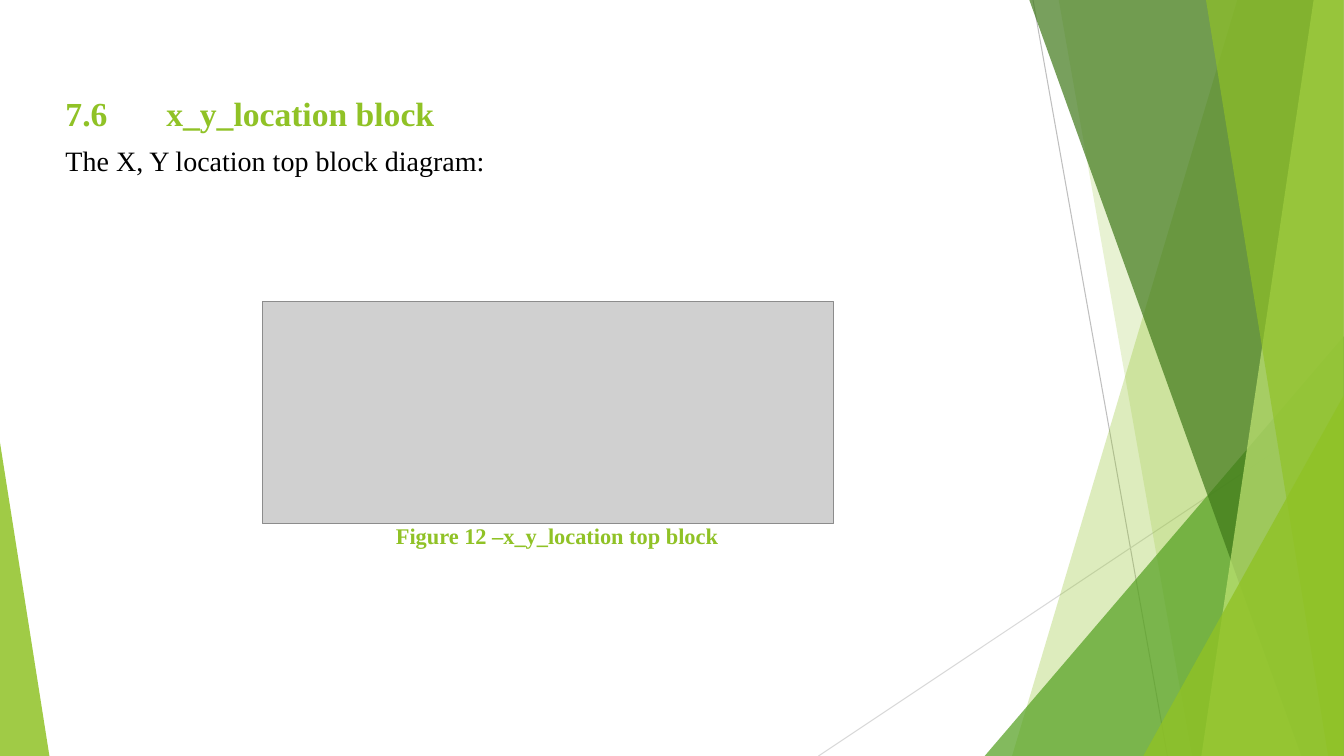
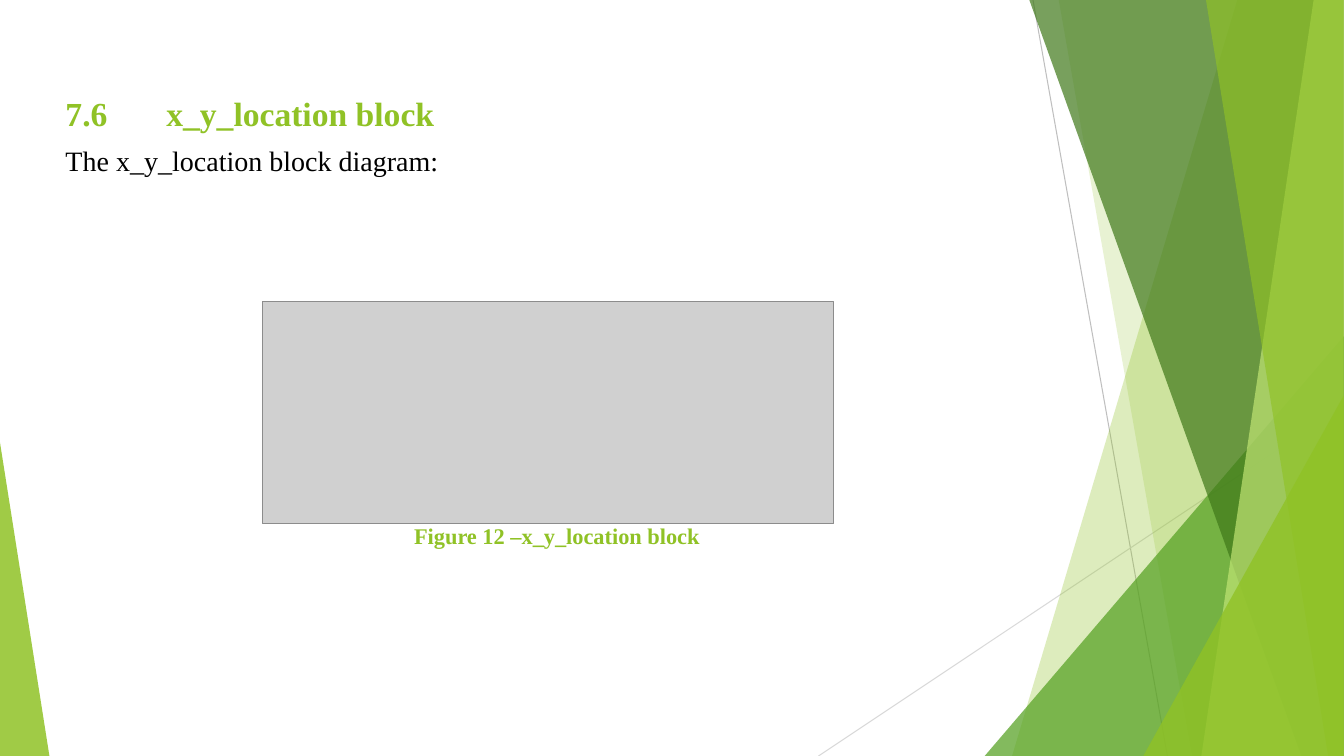
Before and after one commit to stzahiez/menu-navigation-project, a slide deck: slide 23 of PRESENTATION/Menu Navigation_mid_presentation_ver_6.pptx (slide 21 before the commit). Drawn at 1344x756 pixels with LibreOffice and Linux fonts; fonts in the diff are those of the drawing; grey boxes stand for pictures. Boxes give left, top, right and bottom in pixels: in the first picture for what was removed or moved away, otherwise in the second. Text is boxed around its words. In the diff, an @@ line names an element or a change of style, - is before the commit and + after.

```diff
--- a/PRESENTATION/Menu Navigation_mid_presentation_ver_6.pptx
+++ b/PRESENTATION/Menu Navigation_mid_presentation_ver_6.pptx
@@ text at bbox=[65, 151, 439, 177]: text changed @@
-The X, Y location top block diagram:
+The x_y_location block diagram:
@@ text at bbox=[414, 528, 699, 549]: text changed @@
-Figure 12 –x_y_location top block
+Figure 12 –x_y_location block
```
Also in this commit, not shown: 2 slides added.
